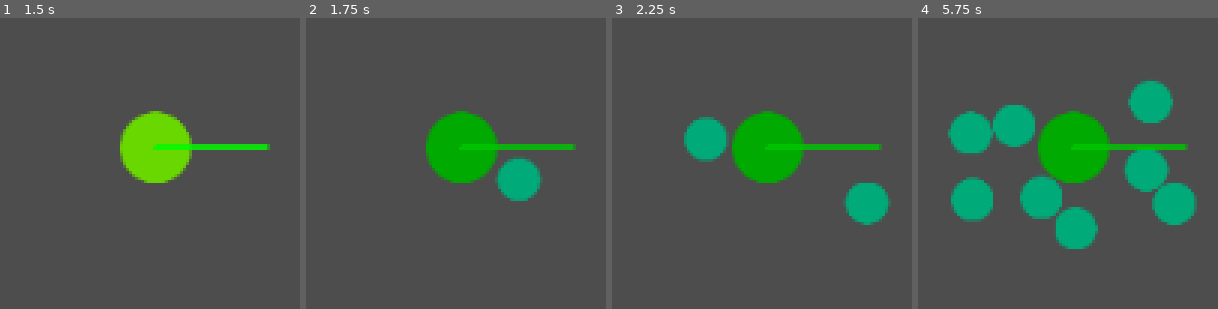
Above: before the commit, frames 1-4 (left to right).
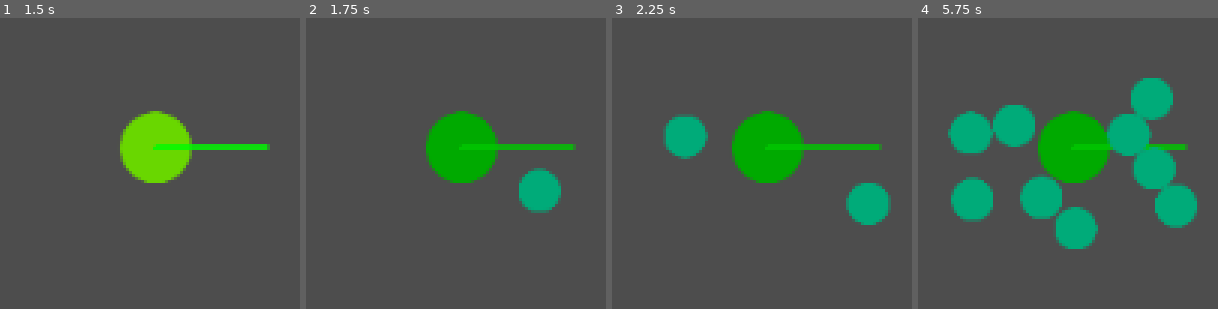
Above: after the commit, the same moments.

Repository: blekki/Bacteriostat
Game: Godot game, scene res://src/map/map.tscn
The game is run twice, just before and just after one commit, with the same random seed, the same clock (stepped at 60 frames per second) and the same inputs.
Inputs:
- Up to frame 1 (1.5 s): tap Enter at 0.5 s; tap Space at 1.25 s
- Up to frame 2 (1.75 s): no input
- Up to frame 3 (2.25 s): tap Enter at 2 s
- Up to frame 4 (5.75 s): tap Space at 2.75 s

Frame 1 is identical in both runs. In frame 2, 2.4% of the frame differs, in the area x 63-85%, y 48-68%; in frame 3, 2.5%; in frame 4, 3.2%, in the area x 63-93%, y 20-73%.

Commit message:
Cleaned code a bit

Diff:
--- a/src/bacterium/bacterium.gd
+++ b/src/bacterium/bacterium.gd
@@ -3,19 +3,15 @@
 
 signal energy_shed(global_position: Vector2, energy: int)
 
-# Paramenters
+# object parameters
 # > speed - pixel/sec
-# > rotation - radian/sec
 const ACCELERATION: float = 10.0
 const MAX_SPEED: float = 200.0
-const DECELERATION_MOD: float = 0.5			# todo: replace to method
-const COLLISION_DEFLECTION: float = 20.0	# todo: replace to method
 const FOV: float = PI / 3
-const ROTATION_WEIGHT: float = 0.03		# todo: replace to method
-const ENERGY_LIMIT = 100
-const OVERAGE_ENERGY_LIMIT = 100
+const HIGTER_ENERGY_LIMIT = 100
+const OVERAGE_ENERGY_LIMIT = 90
 
-# object parameters
+# changeable object parameters
 var type: Enums.BacteriaTypes
 var energy: int = 0
 var view_direction_angle: float = 0.0
@@ -93,27 +89,31 @@
 	if view_target.angle_to(target) < (FOV / 2):
 		velocity += Vector2.RIGHT.rotated(view_direction_angle) * ACCELERATION
 	# turn to face to the target
+	const ROTATION_WEIGHT: float = 0.03
 	view_direction_angle = lerp_angle(view_direction_angle, view_target.angle(), ROTATION_WEIGHT)
 
 func _deceleration():
+	const DECELERATION_MOD: float = 0.5
 	if velocity.length() > DECELERATION_MOD:
 		velocity -= velocity.normalized() * DECELERATION_MOD
 	else:
 		velocity = Vector2.ZERO
 
 func _collision_fluence():
+	const COLLISION_DEFLECTION: float = 20.0
 	var collision = get_slide_collision(0)
 	if collision:
 		var collider = collision.get_collider()		# todo: fix unsync fluence
 		velocity += collision.get_normal() * (COLLISION_DEFLECTION)
 
 func photosynthesing():
-	if energy + 1 <= ENERGY_LIMIT:
+	if energy + 1 <= HIGTER_ENERGY_LIMIT:
 		energy += 1
 	print("energy: ", energy)
 
 func recycle_energy():
-	if energy - 5 >= 0:
+	const LOWER_ENERGY_LIMIT: int = 0
+	if energy - 5 >= LOWER_ENERGY_LIMIT:
 		energy -= 5
 	print("energy: ", energy)
 
--- a/src/energy_cell/energy_cell.gd
+++ b/src/energy_cell/energy_cell.gd
@@ -1,7 +1,7 @@
 class_name EnergyCell
 extends CharacterBody2D
 
-var energy_equivalent: int = 0
+var energy_equivalent: int = 0		# how much energy contains
 
 func _physics_process(delta: float):
 	_deceleration()
@@ -16,8 +16,7 @@
 		velocity = Vector2.ZERO
 
 func _collision_fluence():
-	const COLLISION_DEFLECTION: float = 5.0	# todo: replace to method
-
+	const COLLISION_DEFLECTION: float = 5.0
 	var collision = get_slide_collision(0)
 	if collision:
 		var collider = collision.get_collider()		# todo: fix unsync fluence
